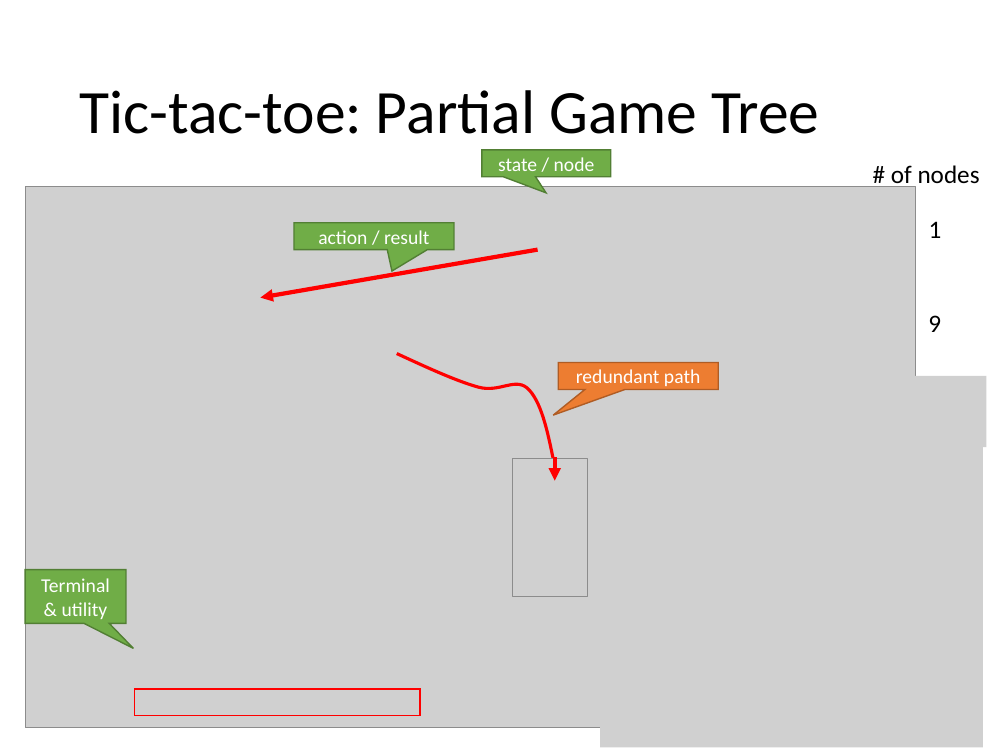
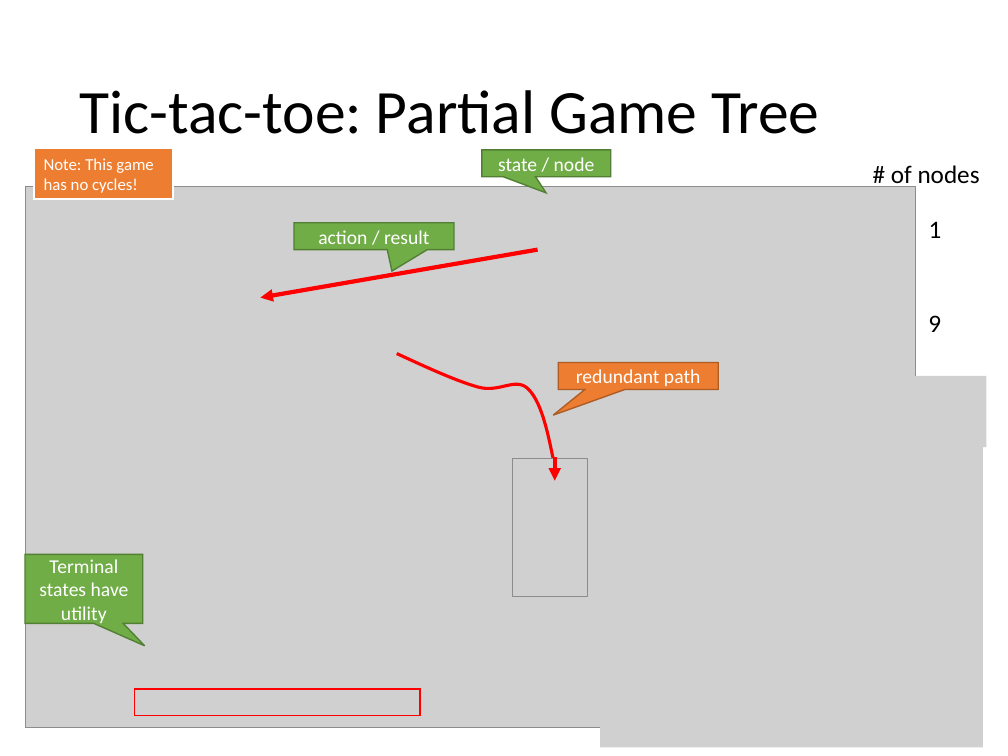
Before and after one commit to mhahsler/CS7320-AI, a slide deck: slide 5 of slides/05_games.pptx. Drawn at 1008x756 pixels with LibreOffice and Linux fonts; fonts in the diff are those of the drawing; grey boxes stand for pictures. Boxes give left, top, right and bottom in pixels: in the first picture for what was removed or moved away, otherwise in the second. Text is boxed around its words. In the diff, an @@ line names an element or a change of style, - is before the commit and + after.

```diff
--- a/slides/05_games.pptx
+++ b/slides/05_games.pptx
@@ rectangle added at [33,148,172,199], fill #ED7D31, outline #FFFFFF 1.5 pt, 12 pt, text #FFFFFF @@
+Note: This game has no cycles!
@@ speech box "Terminal states have utility": place and size @@
-speech box "Terminal states have utility" at [25,570,126,623]
+speech box "Terminal states have utility" at [25,554,143,623]
@@ speech box "Terminal states have utility" at [25,554,143,623]: proportions changed @@
@@ text in speech box at [39,559,129,626]: text changed @@
-Terminal & utility
+Terminal states have utility
```
Also in this commit, not shown: 2 other slides changed, 1 other file.
